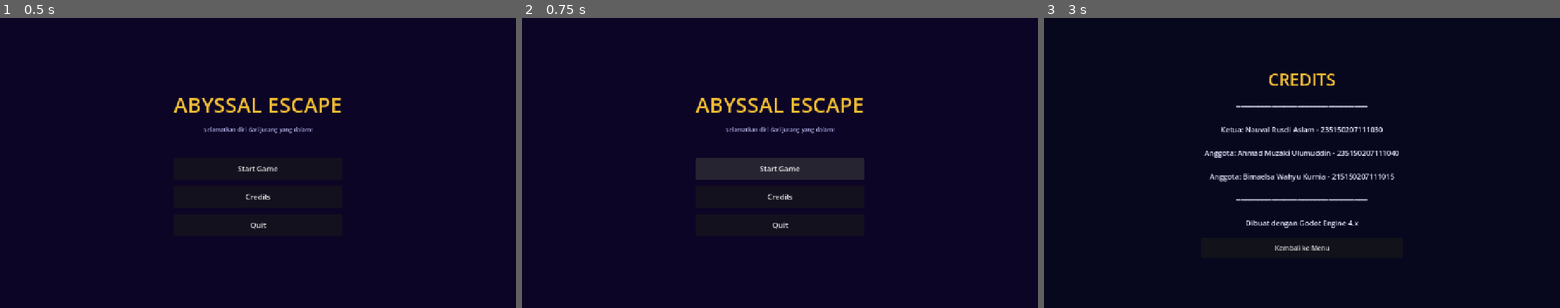
Above: before the commit, frames 1-3 (left to right).
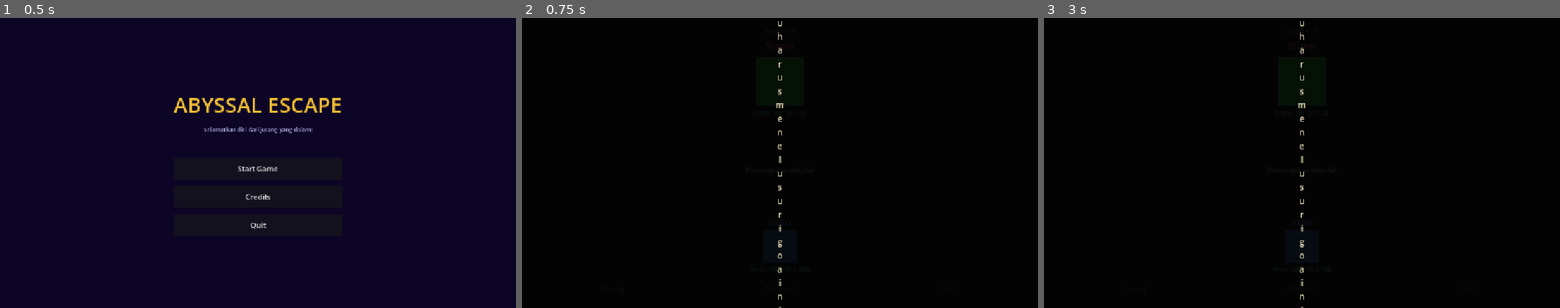
Above: after the commit, the same moments.

Repository: nauvalaslam/abyssal-escape
Game: Godot game, scene res://scenes/main_menu/main_menu.tscn
Same seed, same stepped clock (60 frames per second), same inputs: the game is played once before the commit and once after it.
Inputs (mouse positions are in pixels of both pictures, inside the frame that each line leads up to):
- Up to frame 1 (0.5 s): no input
- Up to frame 2 (0.75 s): click "Start Game" at 0.5 s
- Up to frame 3 (3 s): click (1302, 168) at 1.25 s, where only the run before the commit has a clickable "Start Game"; click (1302, 168) at 2 s, where only the run before the commit has a clickable "Start Game"; click (1302, 197) at 2.75 s, where only the run before the commit has a clickable "Credits"

Frame 1 is identical in both runs. In frame 2, 99% of the frame differs, in the area x 0-100%, y 0-100%; in frame 3, 95%.
Error after the commit: Invalid access to property or key 'pressed' on a base object of type 'null instance'. (res://scripts/ui/battle_arena_ui.gd:87)

Commit message:
fix: remove invalid StyleBoxEmpty.new() from tscn, fix integer division warning

Diff:
--- a/scenes/gameplay/battle_arena.tscn
+++ b/scenes/gameplay/battle_arena.tscn
@@ -175,7 +175,6 @@
 grow_vertical = 2
 visible = false
 z_index = 20
-theme_override_styles/panel = StyleBoxEmpty.new()
 
 [node name="PanelBackground" type="ColorRect" parent="OpeningPanel"]
 layout_mode = 1
--- a/scripts/ui/battle_arena_ui.gd
+++ b/scripts/ui/battle_arena_ui.gd
@@ -173,12 +173,14 @@
 	# Formula: Base Attack musuh + randi_range(-2, +3)
 	# [ASUMSI] Rentang variasi sama dengan pemain. Sesuaikan jika diperlukan.
 	var variance:   int = randi_range(-2, 3)
-	var raw_dmg:    int = data["attack"] + variance
+	# Explicit cast int() agar tidak terjadi ambiguitas tipe dari Dictionary value
+	var raw_dmg:    int = int(data["attack"]) + variance
 	var actual_dmg: int = raw_dmg
 
 	if PlayerData.defense_active:
-		# [ASUMSI] Bertahan mengurangi damage sebesar 50% (integer division).
-		actual_dmg = raw_dmg / 2
+		# [ASUMSI] Bertahan mengurangi damage sebesar 50%.
+		# roundi() digunakan agar tidak memicu warning integer division
+		actual_dmg = roundi(raw_dmg * 0.5)
 		PlayerData.defense_active = false
 
 		# [BARU - Fitur 1] Cek Miss setelah pertahanan diterapkan
